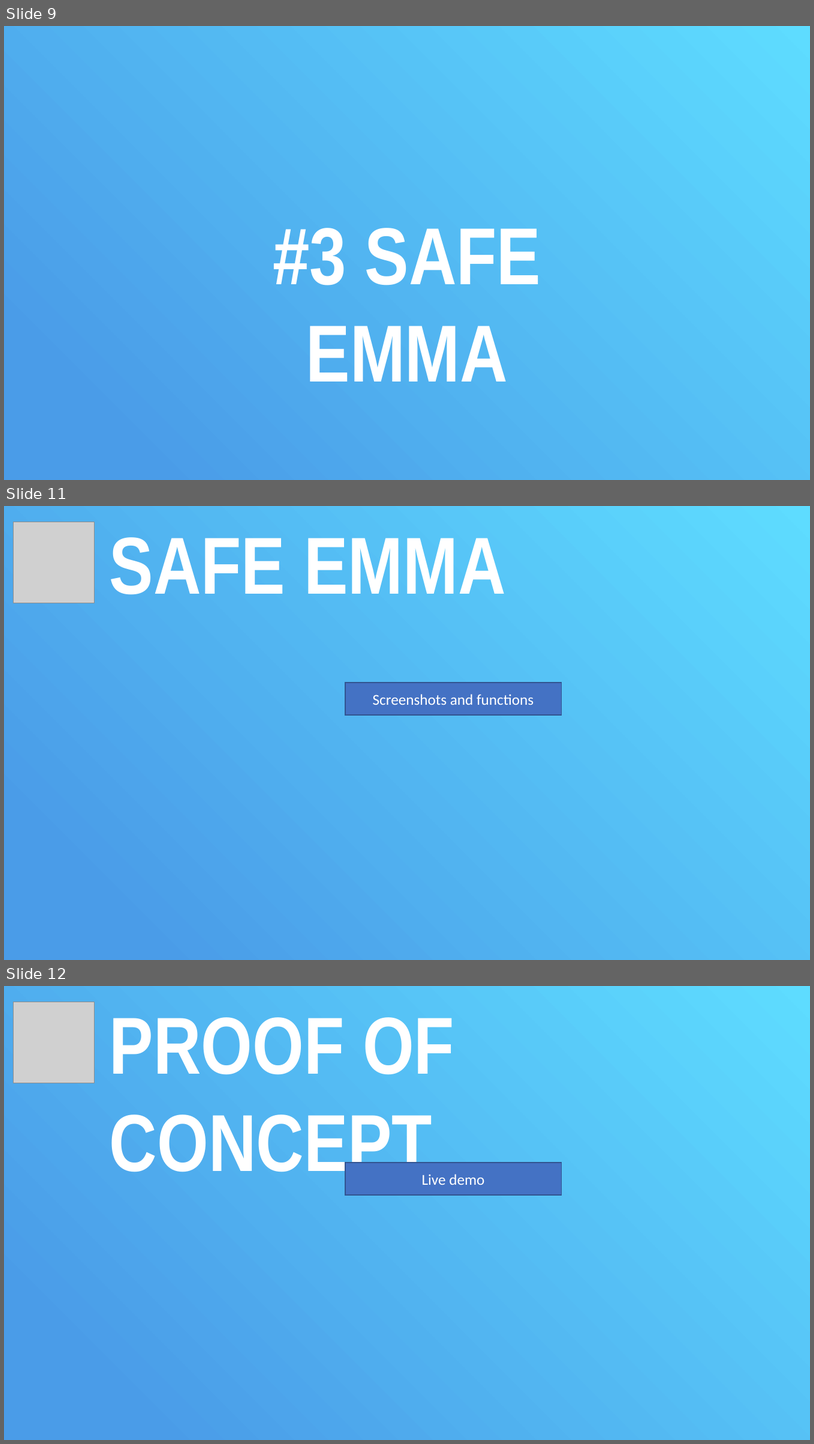
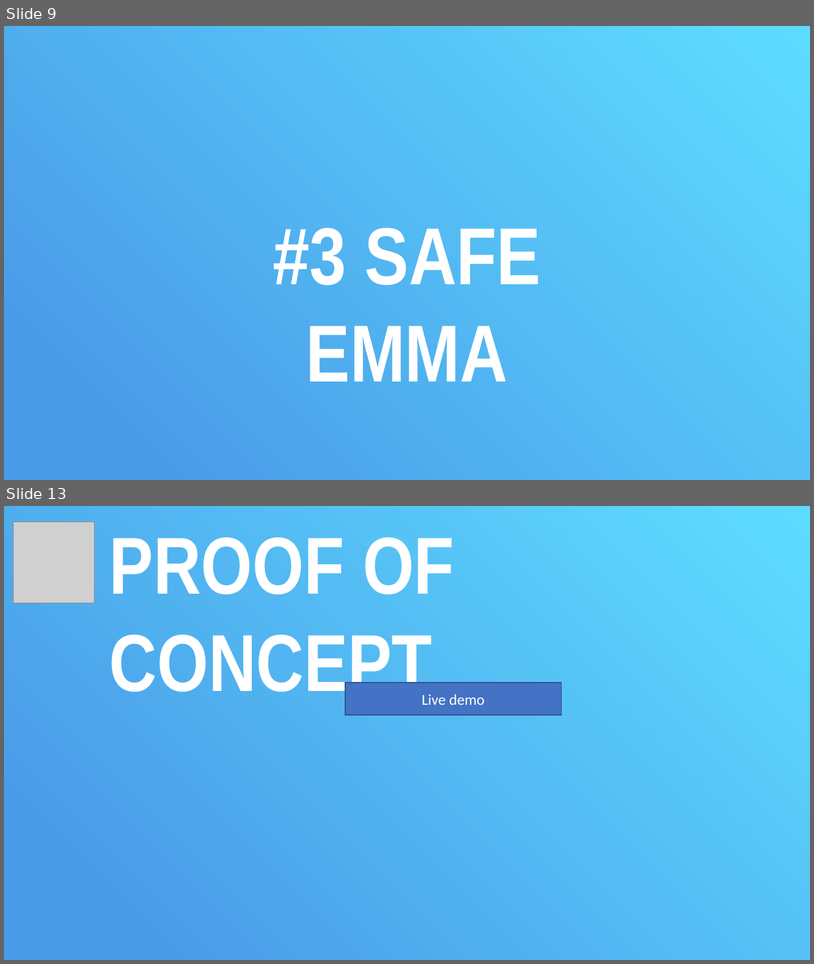
Before and after one commit to XU-Exponential-University/mb_saveEmma, a slide deck: slides/draft.pptx. Shown one above the other, each under a label of ours: slides 9, 11 and 12 before the commit, slides 9 and 13 after it; the slides between them are not shown. The pictures are 814x1444 and 814x964 pixels, drawn with LibreOffice and Linux fonts; fonts in the diff are those of the drawing; grey boxes stand for pictures. Boxes give left, top, right and bottom in pixels: in the first picture for what was removed or moved away, otherwise in the second. Text is boxed around its words. In the diff, an @@ line names an element or a change of style, - is before the commit and + after.

```diff
--- a/slides/draft.pptx
+++ b/slides/draft.pptx
@@ slide 11 removed at bbox=[4, 506, 810, 960], background #FFFFFF @@
@@ rectangle removed at bbox=[4, 506, 810, 960] @@
@@ picture removed at bbox=[13, 522, 94, 603] @@
@@ text removed at bbox=[110, 537, 506, 595] @@
-SAFE EMMA
@@ rectangle removed at bbox=[345, 682, 562, 715] @@
-Screenshots and functions
@@ what was slide 12 is now slide 13 @@
```
Also in this commit, not shown: 1 slide changed, 3 slides added, 1 other slide removed, 15 other files.
